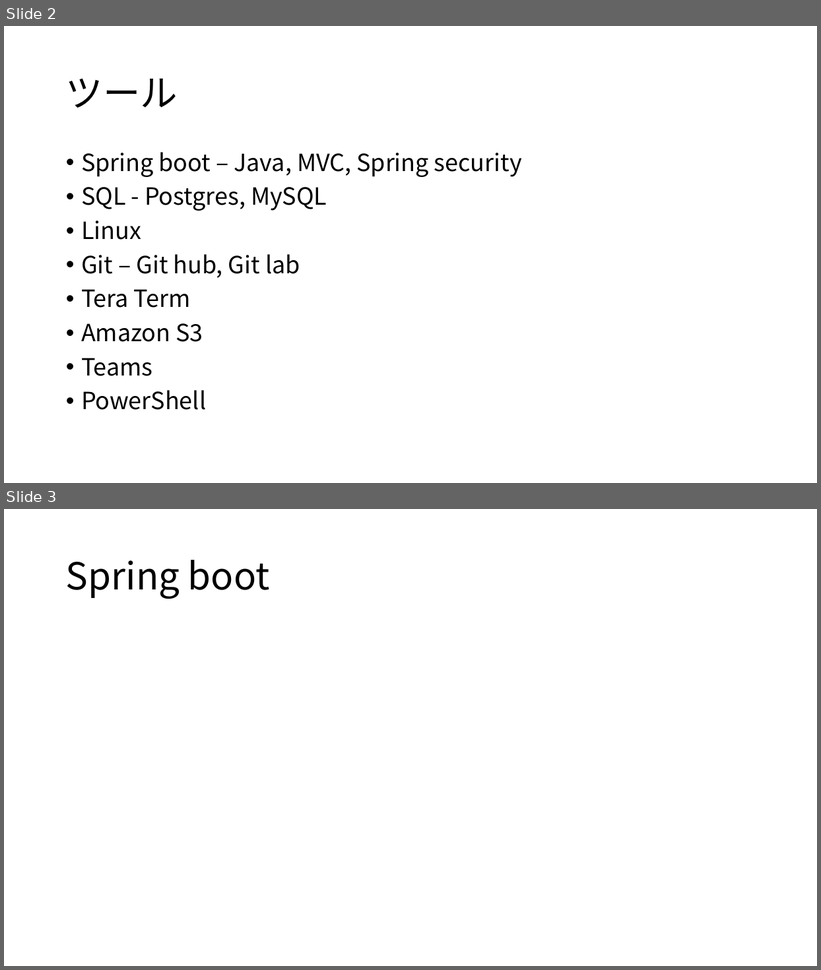
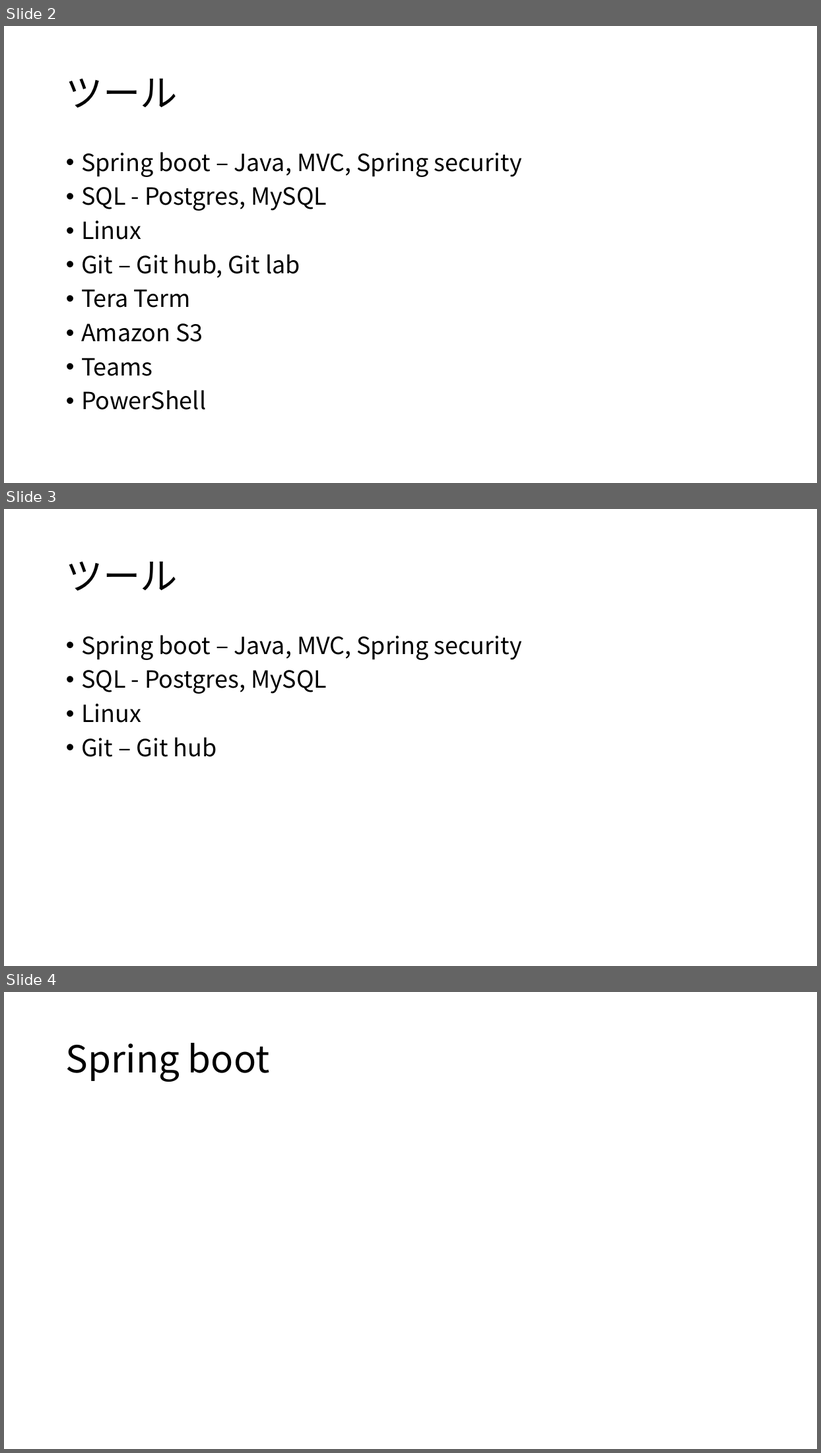
Before and after one commit to AkimJemi/project-jp, a slide deck: project/java/springboot/1/0.流れ/流れー図.pptx. Shown one above the other, each under a label of ours: slides 2 and 3 before the commit, slides 2, 3 and 4 after it. The pictures are 821x970 and 821x1453 pixels, drawn with LibreOffice and Linux fonts; fonts in the diff are those of the drawing. Boxes give left, top, right and bottom in pixels: in the first picture for what was removed or moved away, otherwise in the second. Text is boxed around its words. In the diff, an @@ line names an element or a change of style, - is before the commit and + after.

```diff
--- a/project/java/springboot/1/0.流れ/流れー図.pptx
+++ b/project/java/springboot/1/0.流れ/流れー図.pptx
@@ slide 3 added at <box>4,509,817,966</box>, background #FFFFFF @@
@@ title added at <box>66,561,178,591</box>, 44 pt, text #000000 @@
+ツール
@@ text added at <box>81,635,522,757</box>, 28 pt, text #000000 @@
+• Spring boot – Java, MVC, Spring security
+• SQL - Postgres, MySQL
+• Linux
+• Git – Git hub
@@ what was slide 3 is now slide 4 @@
```
Also in this commit, not shown: 14 other files.
